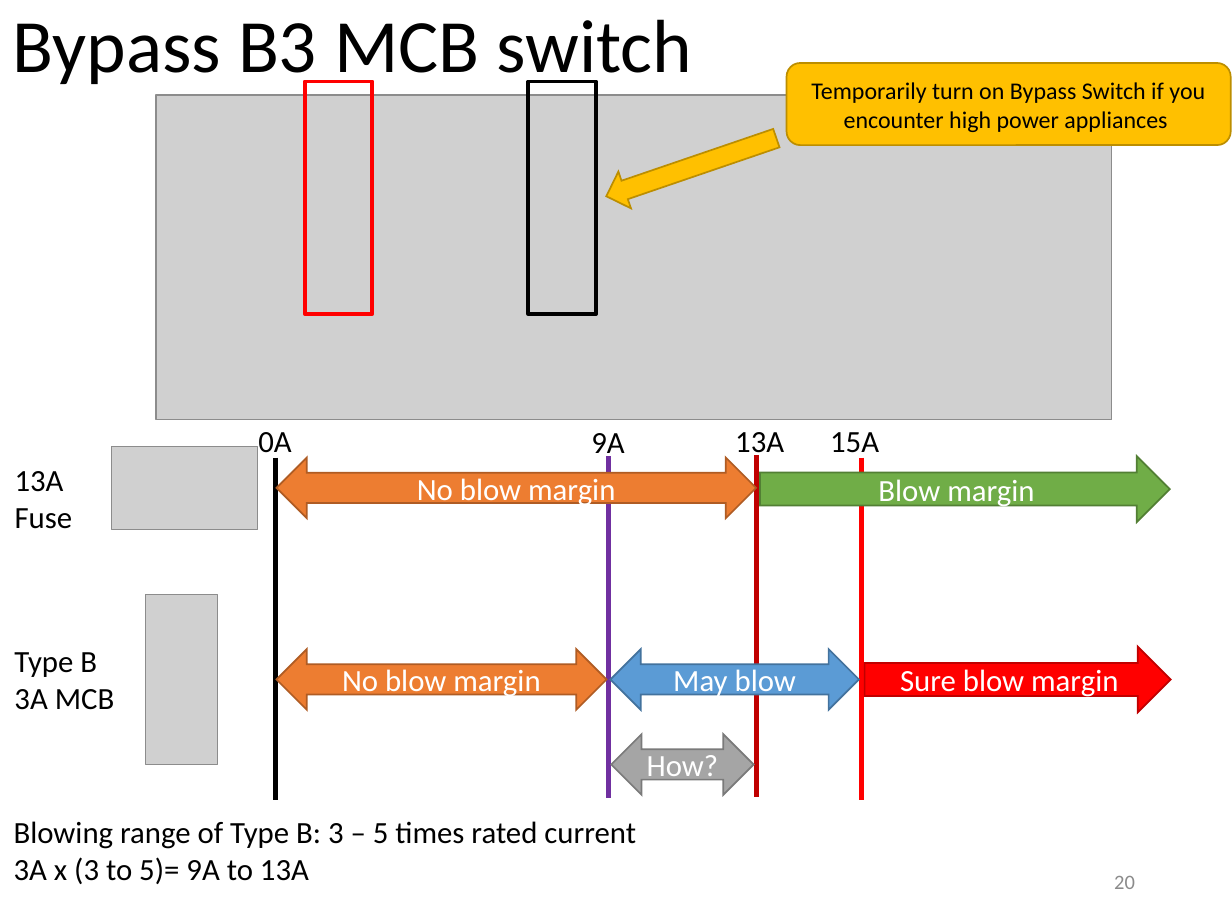
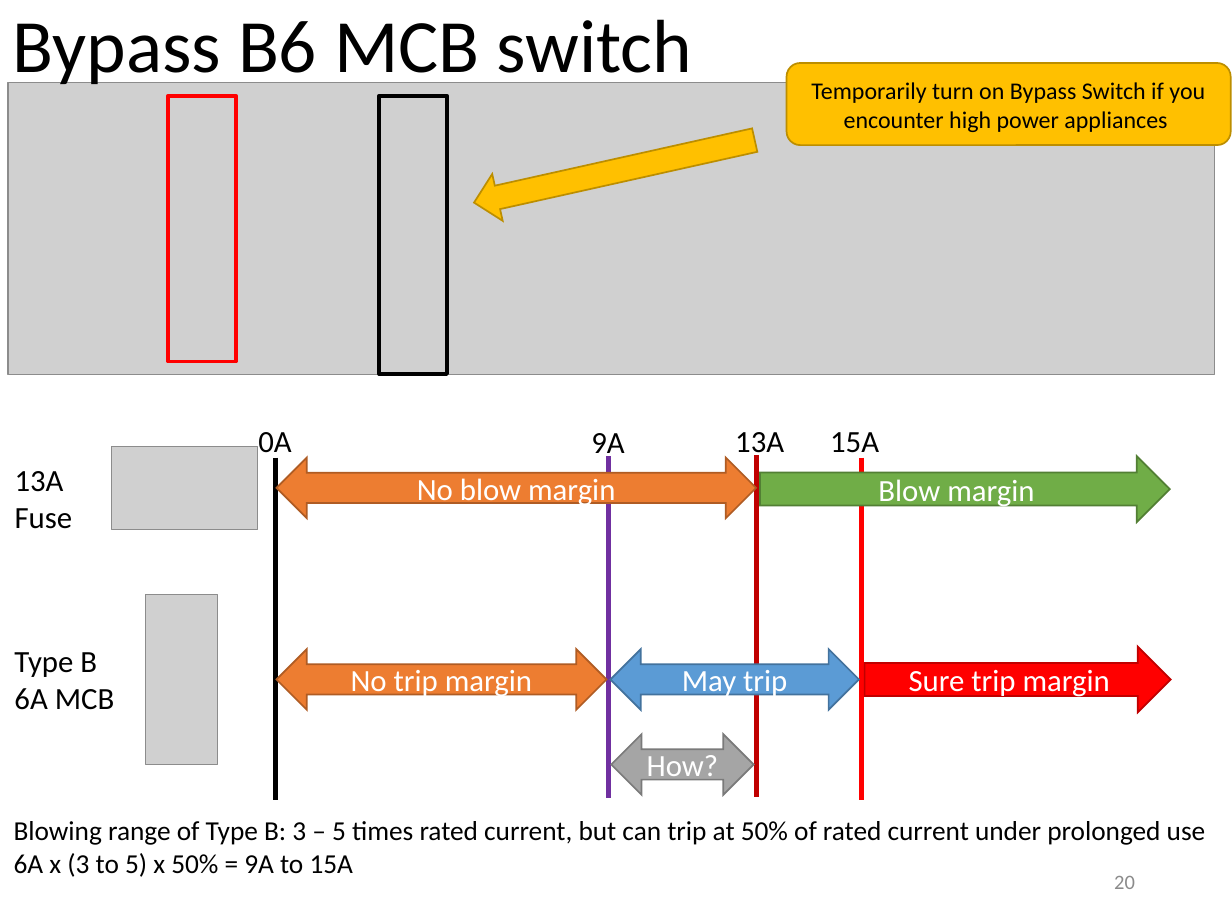
Before and after one commit to wemakerspace/repair-kopitiam-training-and-equipment, a slide deck: slide 20 of training/RK Circuit Breaker Training.pptx. Drawn at 1232x924 pixels with LibreOffice and Linux fonts; fonts in the diff are those of the drawing; grey boxes stand for pictures. Boxes give left, top, right and bottom in pixels: in the first picture for what was removed or moved away, otherwise in the second. Text is boxed around its words. In the diff, an @@ line names an element or a change of style, - is before the commit and + after.

```diff
--- a/training/RK Circuit Breaker Training.pptx
+++ b/training/RK Circuit Breaker Training.pptx
@@ title at (12,19,692,89): text changed @@
-Bypass B3 MCB switch
+Bypass B6 MCB switch
@@ picture: place and size @@
-picture at (156,95,1112,420)
+picture at (9,83,1215,375)
@@ rectangle: place and size @@
-rectangle at (304,81,372,314)
+rectangle at (169,96,237,362)
@@ rectangle: place and size @@
-rectangle at (529,81,596,314)
+rectangle at (379,96,447,375)
@@ down arrow at (469,116,759,225): rotation 71 to 77 degrees @@
@@ text at (14,688,114,710): text changed @@
-3A MCB
+6A MCB
@@ text in left right arrow at (351,670,532,699): text changed @@
-No blow margin
+No trip margin
@@ text in left right arrow at (682,670,787,699): text changed @@
-May blow
+May trip
@@ text in right arrow at (909,670,1110,699): text changed @@
-Sure blow margin
+Sure trip margin
@@ text at (14,821,1206,877): text changed; size 18 to 16 pt @@
-Blowing range of Type B: 3 – 5 times rated current
-3A x (3 to 5)= 9A to 13A
+Blowing range of Type B: 3 – 5 times rated current, but can trip at 50% of rated current under prolonged use
+6A x (3 to 5) x 50% = 9A to 15A
```
Also in this commit, not shown: 9 other slides changed.
